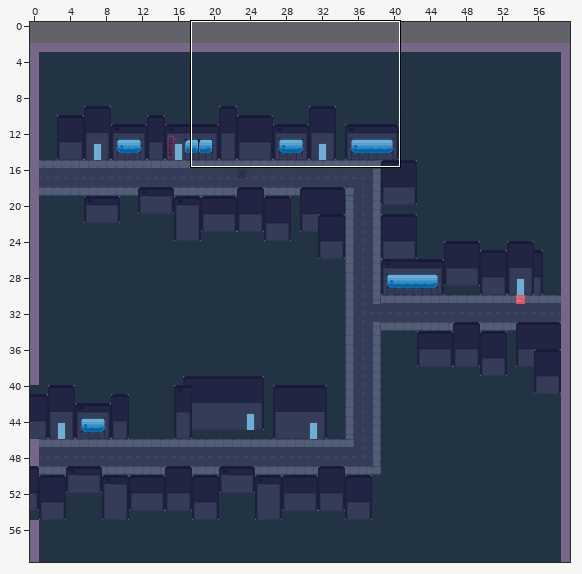
Two versions of a level (Tiled map, img/raw-assets/testMap.tmx). The first picture is a wide view before the edit; the outline marks the close-up.
Close-up. Earlier state:
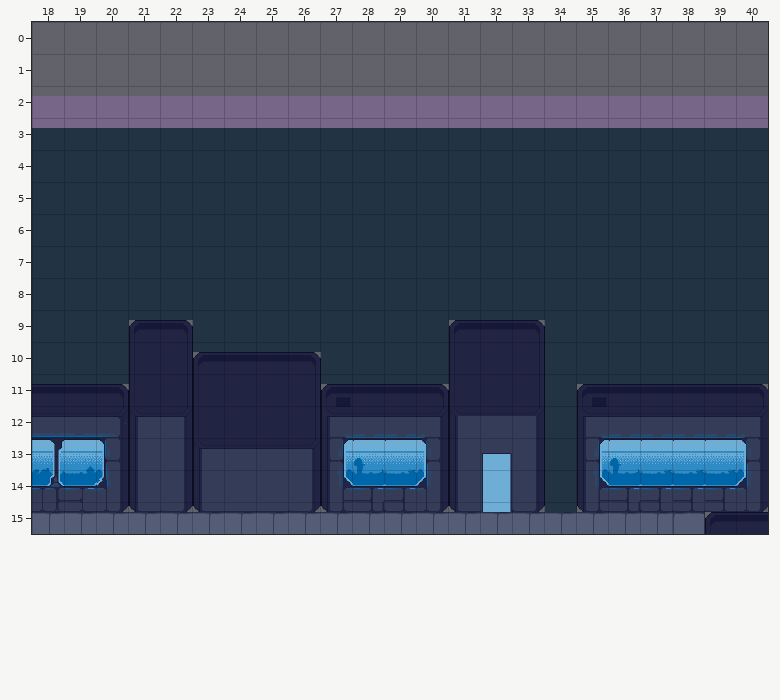
Cells are 40x40 px. Shown: x 18..40, y 0..15. The commit also changed other parts of the map, which this record leaves out. Layer "Tile Layer 1" is drawn -37,273 px off the grid.
Once edited:
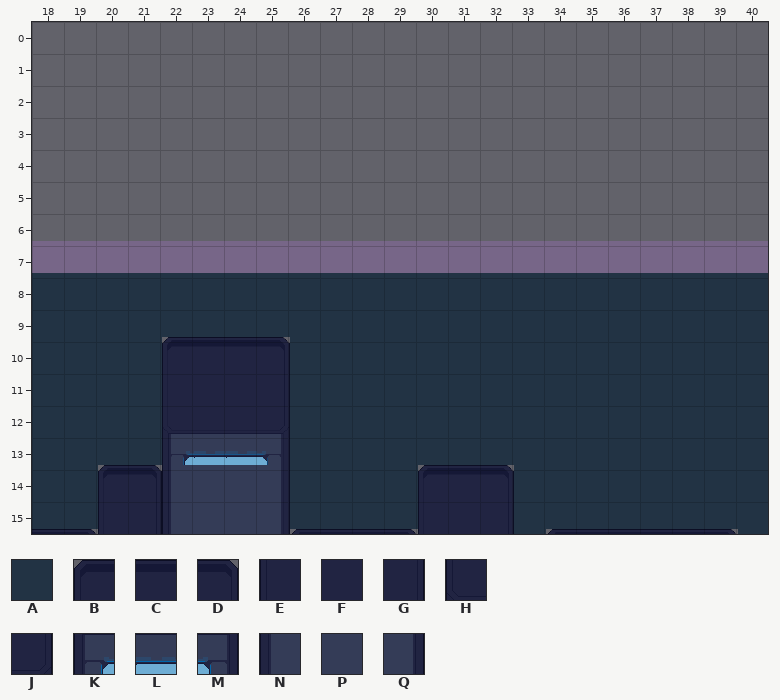
Key: from "AllTiles": A 0, B 25, C 26, D 27, E 28, F 29, G 30, H 31, J 33, K 46, L 47, M 48, N 49, P 50, Q 51.
_ is an empty cell, . an unchanged one.
Difference:
layer "Tile Layer 1" offset 1,92 -> -38,274 px
--- layer "Tile Layer 1"
@@ x 23..26 @@
- 3 AAAA
- 4 A..A
- 5 A..A
- 6 AAAA
- 7 AA.A
- 8 BCCD
- 9 EFFG
+ 3 BCCD
+ 4 E..G
+ 5 H..J
+ 6 KLLM
+ 7 NP.Q
+ 8 NPPQ
+ 9 NPPQ
